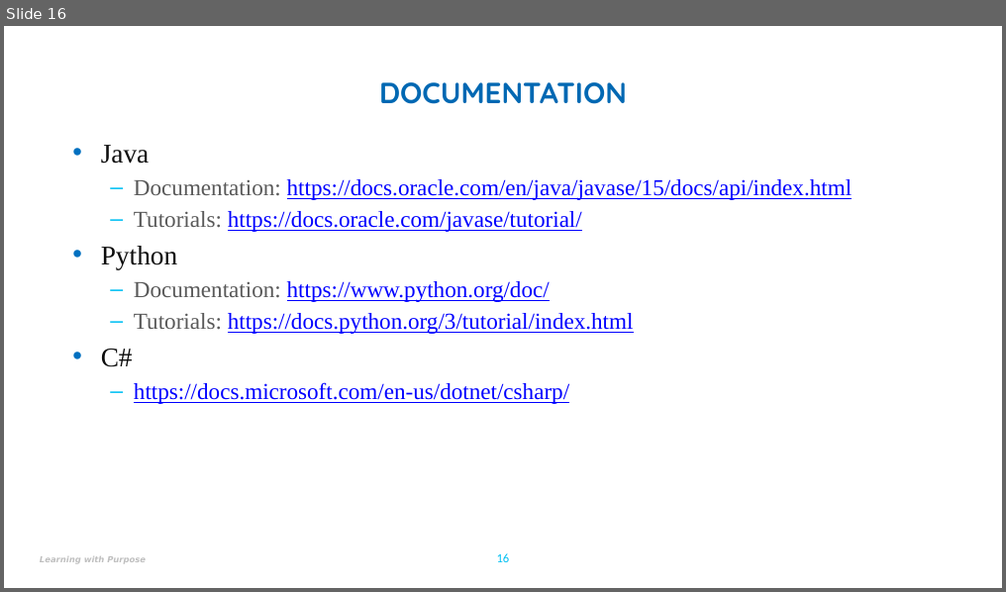
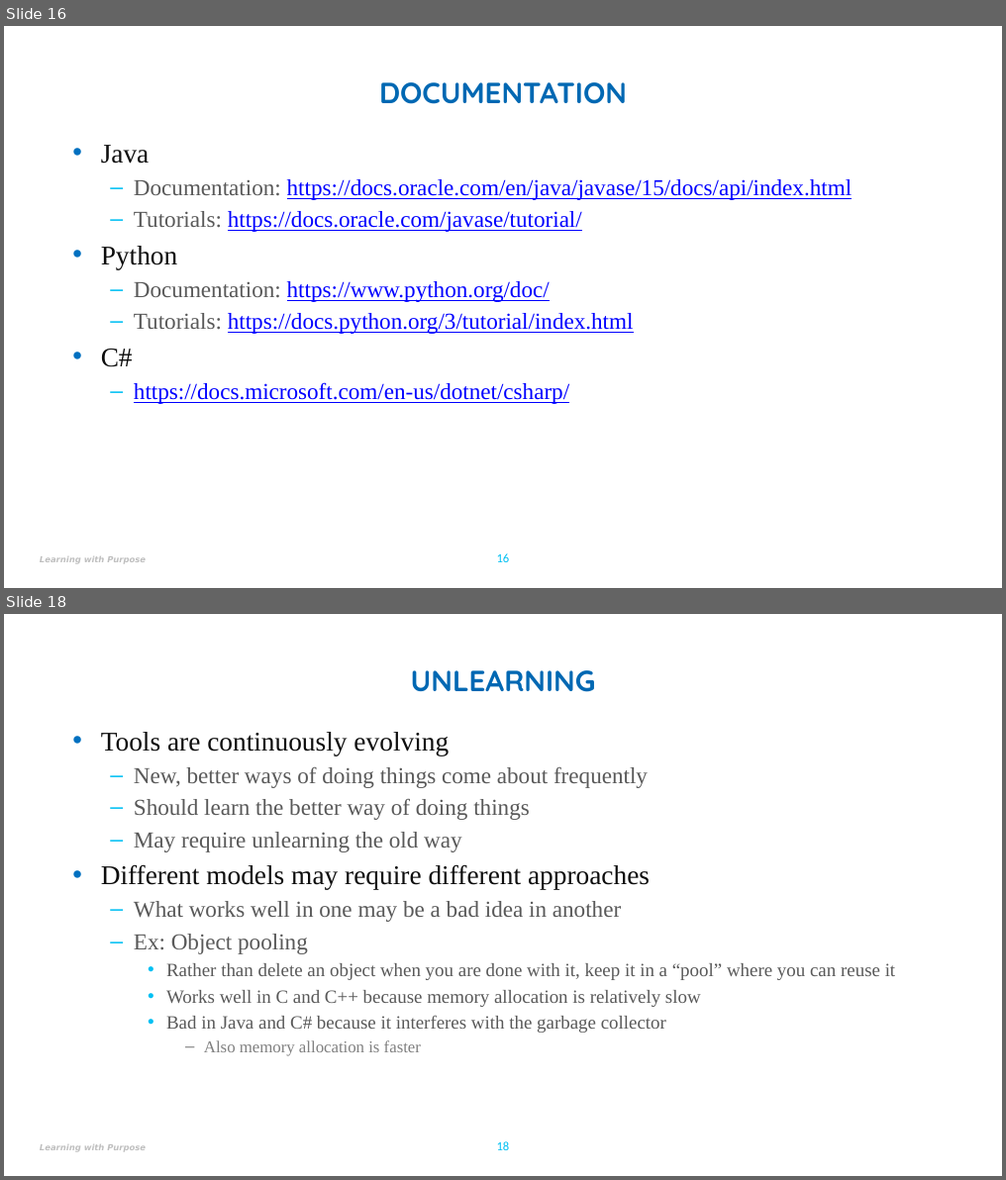
Before and after one commit to jdalyuml/fys-cs, a slide deck: notes/Week13-help.pptx. Shown one above the other, each under a label of ours: slide 16 before the commit, slides 16 and 18 after it; the slides between them are not shown. The pictures are 1006x592 and 1006x1180 pixels, drawn with LibreOffice and Linux fonts; fonts in the diff are those of the drawing; background and template pictures are left out. Boxes give left, top, right and bottom in pixels: in the first picture for what was removed or moved away, otherwise in the second. Text is boxed around its words. In the diff, an @@ line names an element or a change of style, - is before the commit and + after.

```diff
--- a/notes/Week13-help.pptx
+++ b/notes/Week13-help.pptx
@@ slide 18 added at (x1=4, y1=614, x2=1002, y2=1176), background picture (left out); not listed: 1 template element that a slide beside it also shows @@
@@ title added at (x1=411, y1=670, x2=596, y2=692), 28 pt, text #0068B3, bold @@
+UNLEARNING
@@ text added at (x1=101, y1=732, x2=895, y2=1057), 18 pt, text #595959 @@
+• Tools are continuously evolving
+  – New, better ways of doing things come about frequently
+  – Should learn the better way of doing things
+  – May require unlearning the old way
+• Different models may require different approaches
+  – What works well in one may be a bad idea in another
+  – Ex: Object pooling
+    • Rather than delete an object when you are done with it, keep it in a “pool” where you can reuse it
+    • Works well in C and C++ because memory allocation is relatively slow
+    • Bad in Java and C# because it interferes with the garbage collector
+      – Also memory allocation is faster
@@ page number added at (x1=497, y1=1142, x2=510, y2=1151), 12 pt, text #00C0F3 @@
+18
```
Also in this commit, not shown: 1 slide changed, 1 other slide added, 3 other files.
